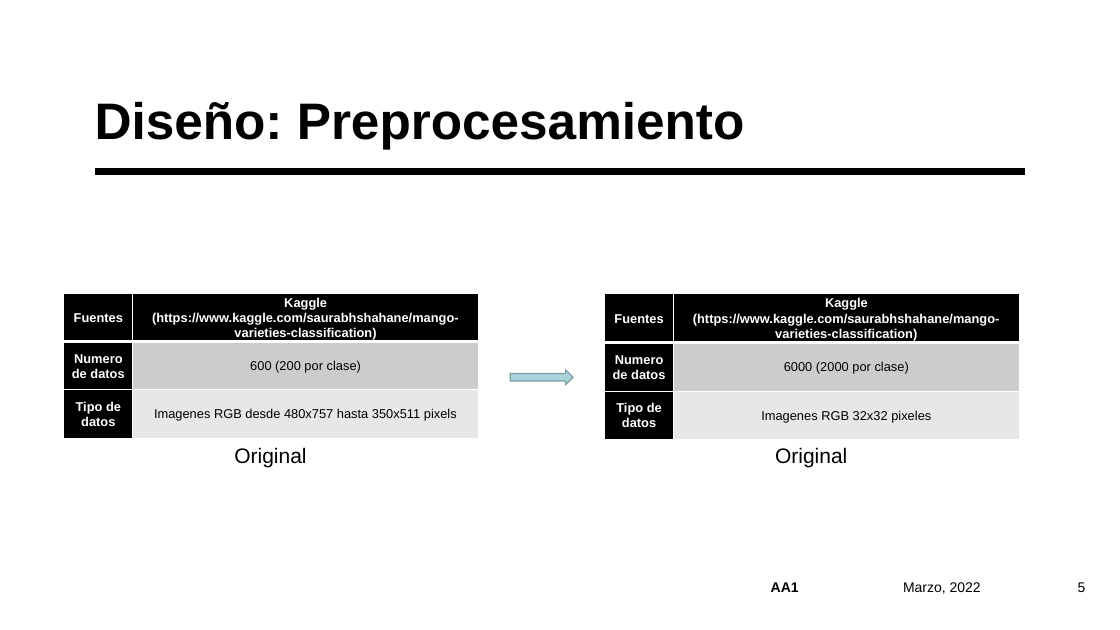
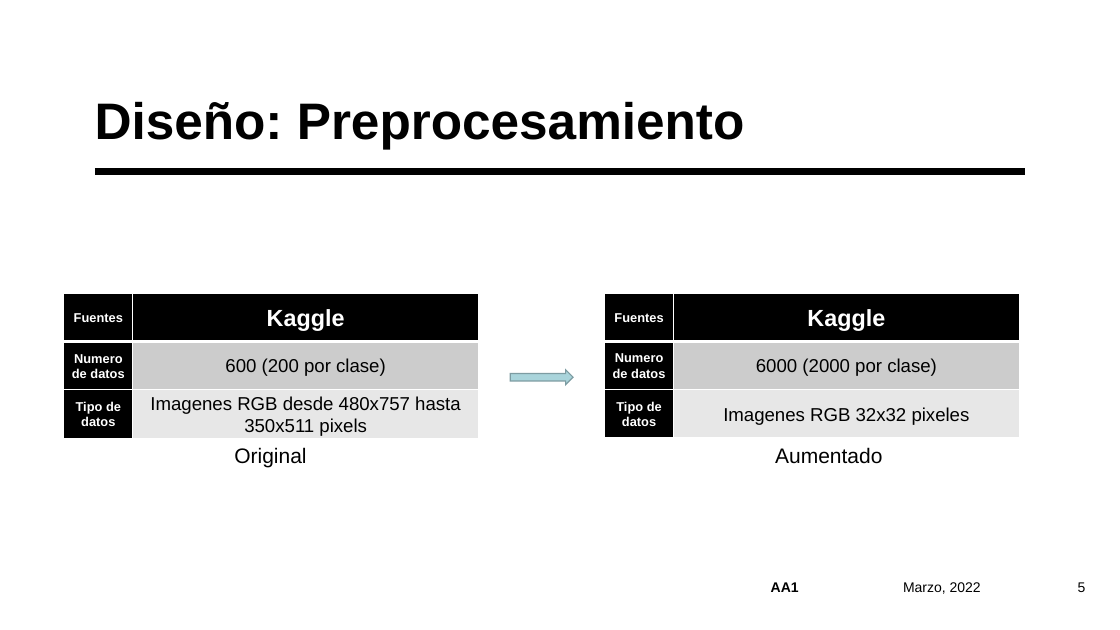
Before and after one commit to vidaldani/MangoGrading, a slide deck: slide 5 of informe/presentacion/AA-01 - Clasificacion_mangos.pptx. Drawn at 1120x630 pixels with LibreOffice and Linux fonts; fonts in the diff are those of the drawing. Boxes give left, top, right and bottom in pixels: in the first picture for what was removed or moved away, otherwise in the second. Text is boxed around its words. In the diff, an @@ line names an element or a change of style, - is before the commit and + after.

```diff
--- a/informe/presentacion/AA-01 - Clasificacion_mangos.pptx
+++ b/informe/presentacion/AA-01 - Clasificacion_mangos.pptx
@@ table at (64,293,479,440) @@
-row 1, column 2: Kaggle (https://www.kaggle.com/saurabhshahane/mango-varieties-classification)
+row 1, column 2: Kaggle
@@ size 11 to 16 pt in "600 (200 por clase)", "Imagenes RGB desde 480x757 hasta 350x511 pixels" @@
@@ table at (605,293,1020,438) @@
-row 1, column 2: Kaggle (https://www.kaggle.com/saurabhshahane/mango-varieties-classification)
+row 1, column 2: Kaggle
@@ size 11 to 16 pt in "6000 (2000 por clase)", "Imagenes RGB 32x32 pixeles" @@
@@ text at (775,447,882,464): text changed @@
-Original
+Aumentado
```
Also in this commit, not shown: 7 other slides changed.
